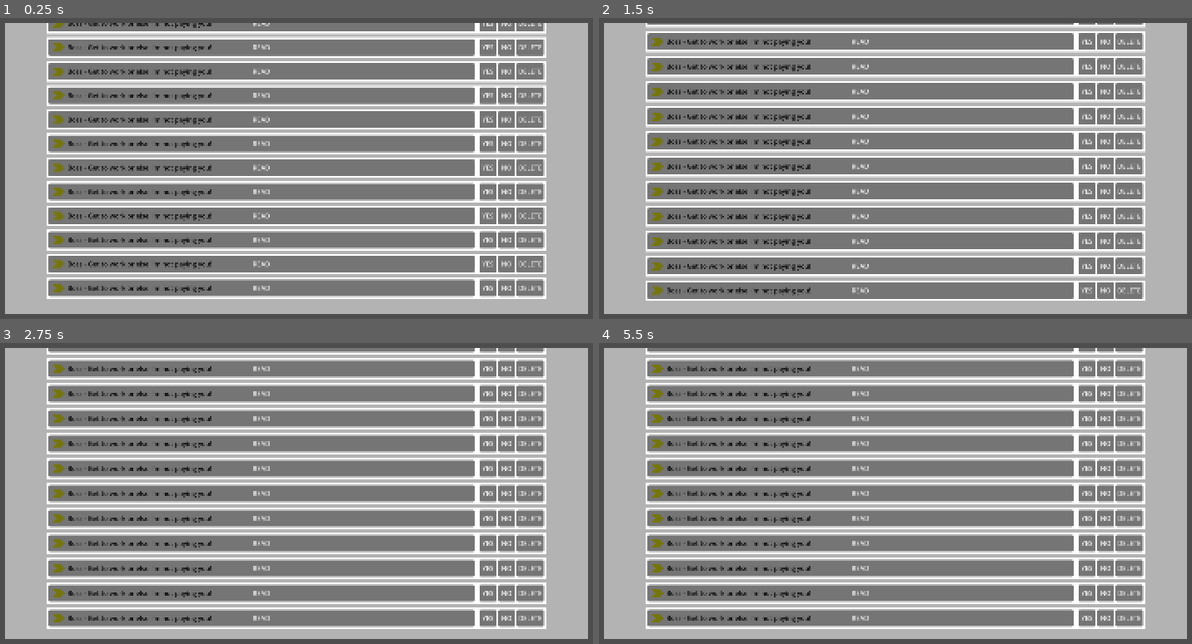
Above: before the commit, frames 1-4 (two rows, left to right).
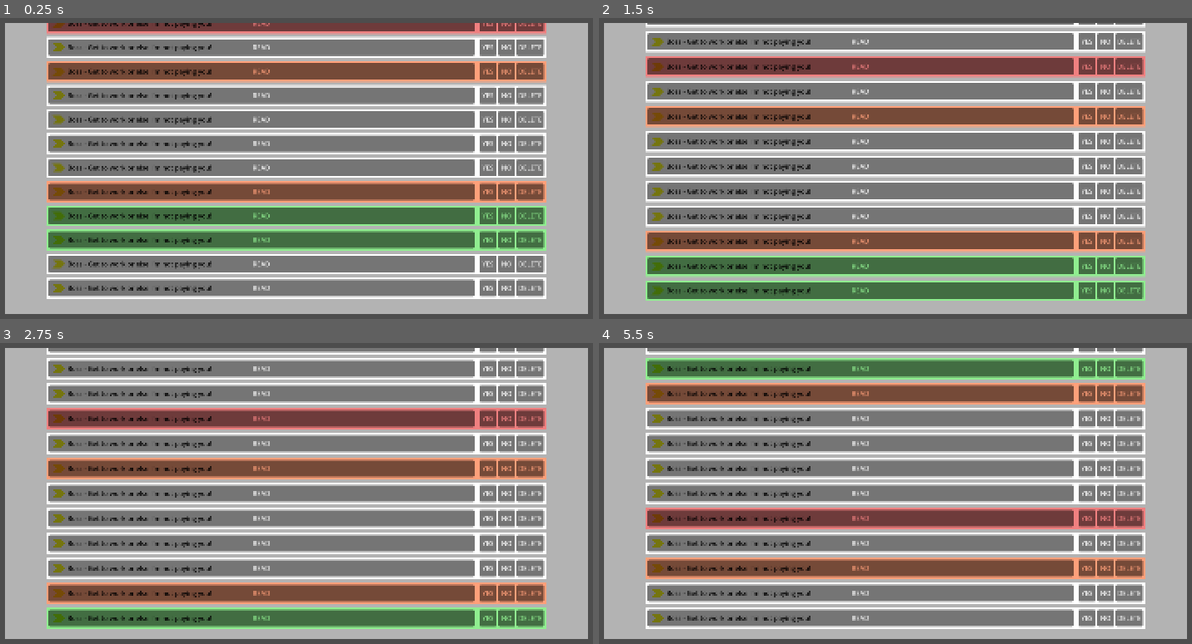
Above: after the commit, the same moments.

Repository: BradBenJoya/GMTK2026
Game: Godot game, scene res://Scenes/main.tscn
The game is run twice, just before and just after one commit, with the same random seed, the same clock (stepped at 60 frames per second) and the same inputs. Before the commit the project starts from res://main.tscn.
Inputs:
- Up to frame 1 (0.25 s): no input
- Up to frame 2 (1.5 s): click "READ" at 0.5 s; click "YES" at 1.25 s
- Up to frame 3 (2.75 s): click "NO" at 2 s
- Up to frame 4 (5.5 s): click "READ" at 2.75 s; click "YES" at 3.5 s; click "READ" at 4.25 s; click "YES" at 5 s

The runs differ from the first frame. In frame 1, 27% of the frame differs, in the area x 7-93%, y 1-78%; in frame 2, 29%, in the area x 7-93%, y 12-94%; in frame 3, 24%; in frame 4, 24%.

Commit message:
Added different simple types of Emails
There are now 4 types. some you just read, some you accept, others you decline, and spam.

Diff:
--- a/main.tscn
+++ b/Scenes/main.tscn
@@ -1,6 +1,6 @@
 [gd_scene format=3 uid="uid://bs8s04pdoy5r0"]
 
-[ext_resource type="PackedScene" uid="uid://bs2gvfj1541lm" path="res://manager.tscn" id="1_ig7tw"]
+[ext_resource type="PackedScene" uid="uid://bs2gvfj1541lm" path="res://Scenes/manager.tscn" id="1_jjgbg"]
 
 [node name="Main" type="Node2D" unique_id=1107406334]
 
@@ -22,7 +22,7 @@
 size = Vector2i(1400, 700)
 render_target_update_mode = 4
 
-[node name="Manager" parent="SubViewportContainer/SubViewport" unique_id=1747145403 instance=ExtResource("1_ig7tw")]
+[node name="Manager" parent="SubViewportContainer/SubViewport" unique_id=1747145403 instance=ExtResource("1_jjgbg")]
 position = Vector2(700, 300)
 
 [node name="Camera" type="Camera2D" parent="." unique_id=1316030113]
--- a/manager.tscn
+++ b/Scenes/manager.tscn
@@ -1,6 +1,6 @@
 [gd_scene format=3 uid="uid://bs2gvfj1541lm"]
 
-[ext_resource type="Script" uid="uid://cqonvry43p16h" path="res://manager.gd" id="1_453op"]
+[ext_resource type="Script" uid="uid://cqonvry43p16h" path="res://Scripts/manager.gd" id="1_453op"]
 
 [node name="Manager" type="Node2D" unique_id=1747145403]
 script = ExtResource("1_453op")
--- a/Scripts/Email/email.gd
+++ b/Scripts/Email/email.gd
@@ -4,29 +4,49 @@
 @export_group("Scripts")
 
 @export_group("Data")
-@export_enum("Normal") var type : String
+@export_enum("Normal", "Accept", "Decline", "Spam") var type : String
 
 func _ready():
-	pass
+	var random : float = randf_range(1, 100)
+	if random < 70:
+		type = "Normal"
+		modulate = Color.WHITE
+	elif random < 80:
+		type = "Accept"
+		modulate = Color.LIGHT_GREEN
+	elif random < 90:
+		type = "Decline"
+		modulate = Color.LIGHT_CORAL
+	elif random <= 100:
+		type = "Spam"
+		modulate = Color.LIGHT_SALMON
 
 func _process(delta):
 	pass
 
-func delete_email(): # delete email after doing little animation
-	# add in code animation
-	queue_free()
+func delete_email(success : bool): # delete email after doing little animation
+	if success:
+		# add in code animation
+		# add score
+
+		queue_free()
+	else:
+		# add in code animation
+		# add penalty
+
+		queue_free()
 
 
 
 # special interaction stuff
 func _on_read_pressed():
-	delete_email()
+	delete_email(type == "Normal")
 
 func _on_yes_pressed():
-	delete_email()
+	delete_email(type == "Accept")
 
 func _on_no_pressed():
-	delete_email()
+	delete_email(type == "Decline")
 
 func _on_delete_pressed():
-	delete_email()
+	delete_email(type == "Spam")
Renamed: manager.gd -> Scripts/manager.gd
Renamed: manager.gd.uid -> Scripts/manager.gd.uid
